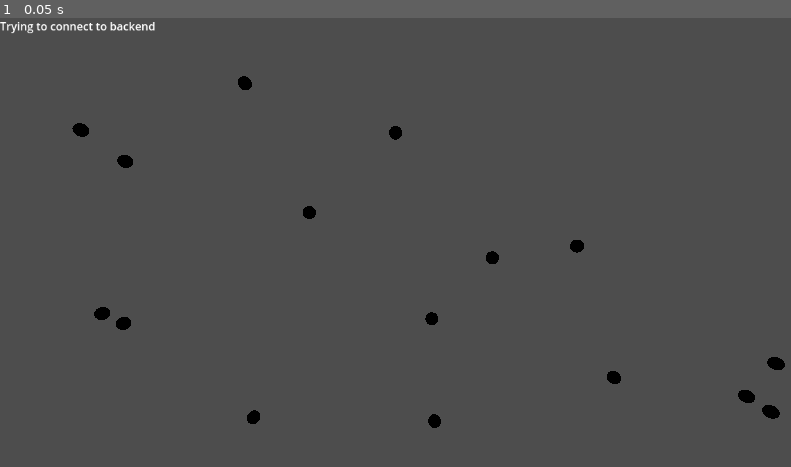
Above: before the commit, frame 1.
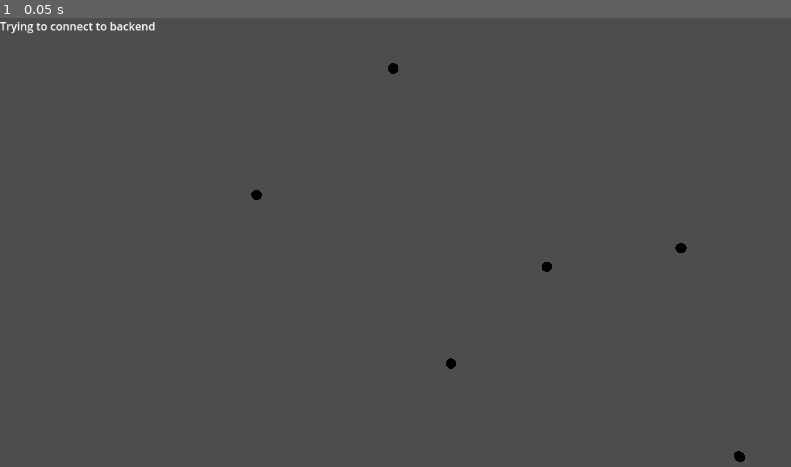
Above: after the commit, the same moment.

Repository: Leoronus/Pose-Evaluation-Project
Game: Godot game, scene res://viewport.tscn
Two runs of this game, one before a commit and one after it. Both use one fixed random seed, a clock stepped at 60 frames per second and the inputs below.
Inputs:
- Up to frame 1 (0.05 s): no input

The runs differ from the first frame. In frame 1, 0.9% of the frame differs, in the area x 9-100%, y 10-99%.

Commit message:
visualization build

Diff:
--- a/Godot Project/WebsocketInteractor.gd
+++ b/Godot Project/WebsocketInteractor.gd
@@ -25,7 +25,7 @@
 		while socket.get_available_packet_count():
 			var packet = socket.get_packet()
 			var message = packet_to_string(packet)
-			print("Received message: ", message)
+			#print("Received message: ", message)
 			var arr: Array[Dictionary] = Parser(message)
 			if(arr.size() == 33):
 				BodyReceived.emit(arr)
--- a/Godot Project/viewport.tscn
+++ b/Godot Project/viewport.tscn
@@ -8,7 +8,7 @@
 [node name="Camera3D" type="Camera3D" parent="."]
 transform = Transform3D(1, 0, 0, 0, 0.999191, 0.040219, 0, -0.040219, 0.999191, 0, 0, 9)
 current = true
-fov = 60.0
+fov = 40.0
 
 [node name="visualizationManager" type="Node3D" parent="."]
 script = ExtResource("1_vdbct")
--- a/Godot Project/visualizationManager.gd
+++ b/Godot Project/visualizationManager.gd
@@ -12,7 +12,7 @@
 		sphere.mesh = SphereMesh.new()
 		sphere.name = "landmark " + str(i)
 		sphere.transform.origin = Vector3(rng.randf_range(-10, 10), rng.randf_range(-10, 10), 0.0)
-		sphere.scale = Vector3(1, 1, 1) * 0.3
+		sphere.scale = Vector3(1, 1, 1) * 0.15
 		landmarks.append(sphere)
 		add_child(sphere)
 
@@ -24,4 +24,4 @@
 func _on_websocket_interactor_body_received(receivedLandmarks: Array[Dictionary]):
 	for i in 33:
 		var mark = receivedLandmarks[i]
-		landmarks[i].transform.origin = Vector3(mark["x"], mark["y"], mark["z"])
+		landmarks[i].transform.origin = Vector3(mark["x"], - mark["y"], mark["z"])
Not shown, added: Godot Project/export_presets.cfg
Not shown, added: Godot Project/PoseEval.exe
Not shown, added: Godot Project/PoseEval.pck
